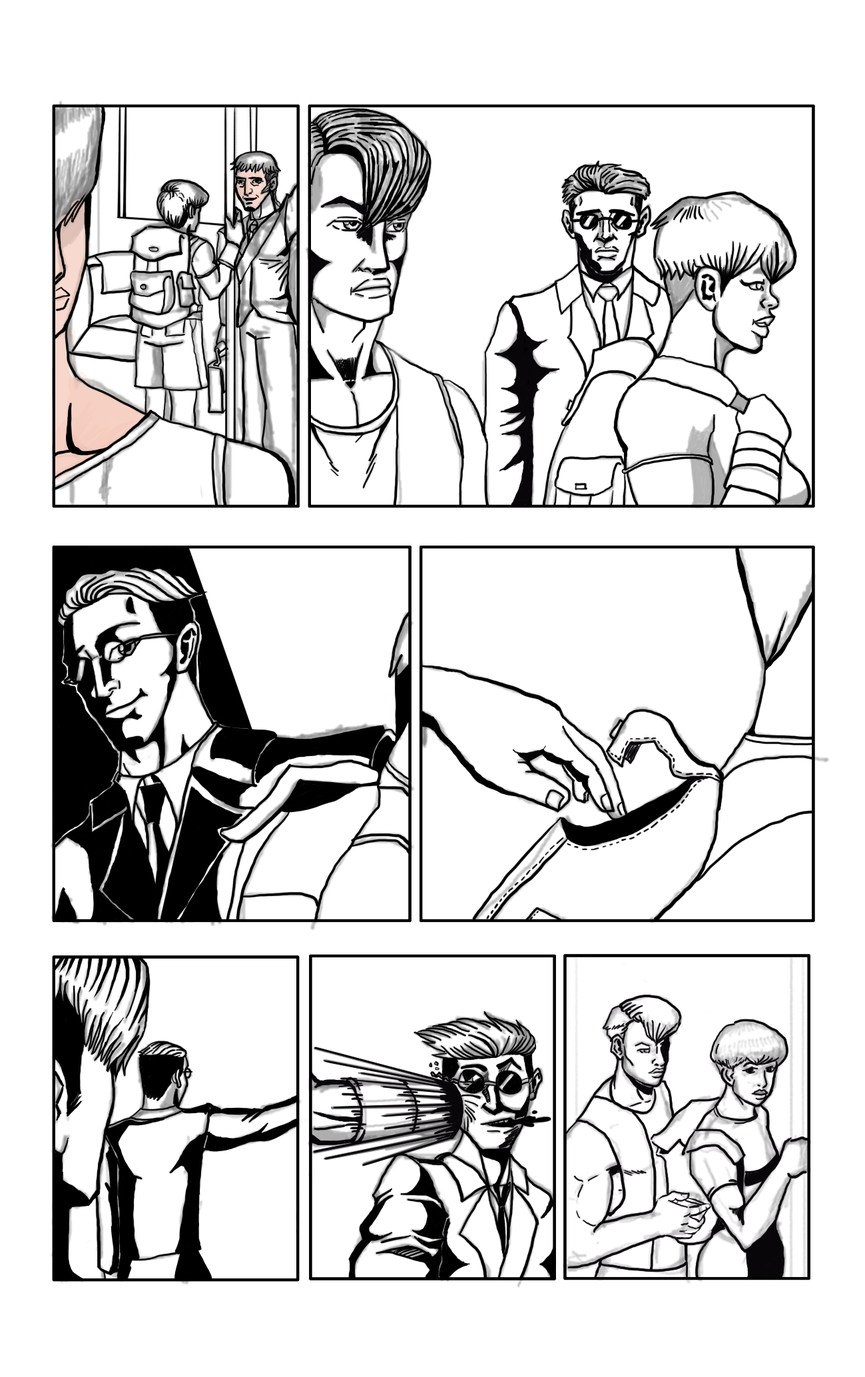
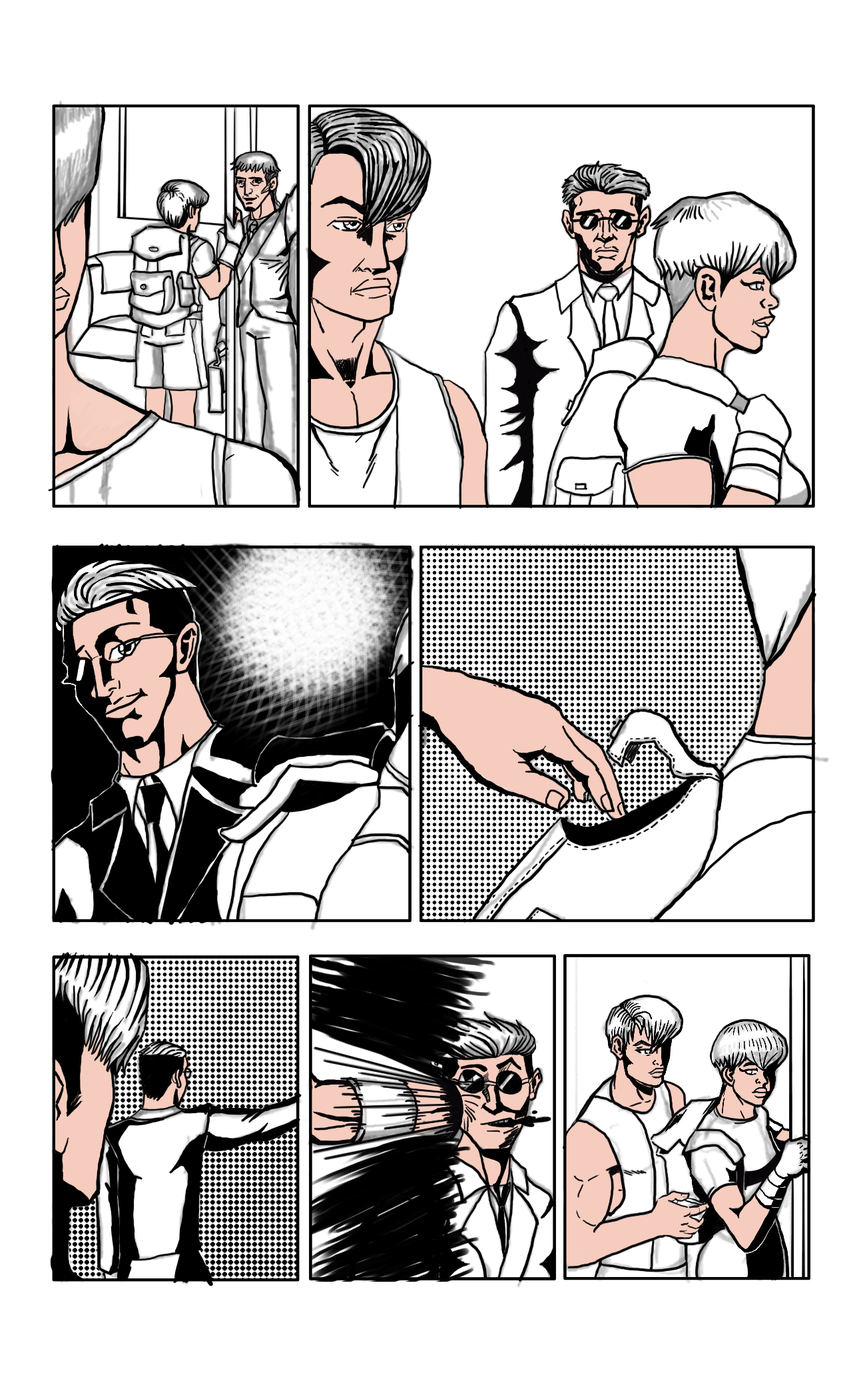
Layers edited between the first and the second 865 × 1377 image:
painted on "Ink" over [47, 153, 817, 1287]
painted on "Color" over [47, 153, 817, 1279]
painted on "Sketch" over [47, 153, 817, 1287]
